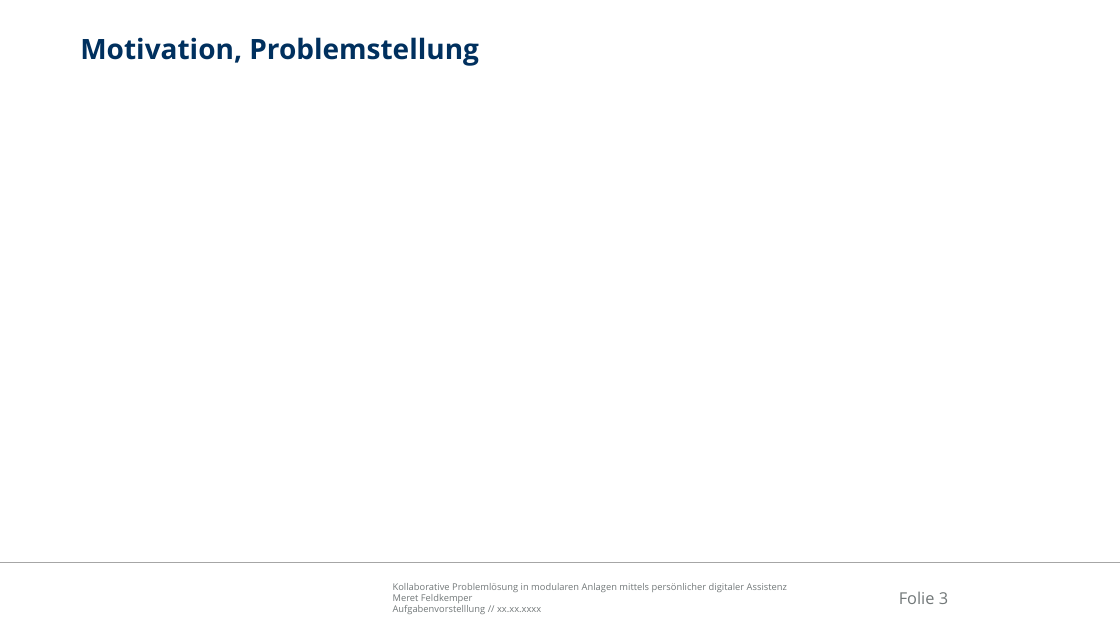
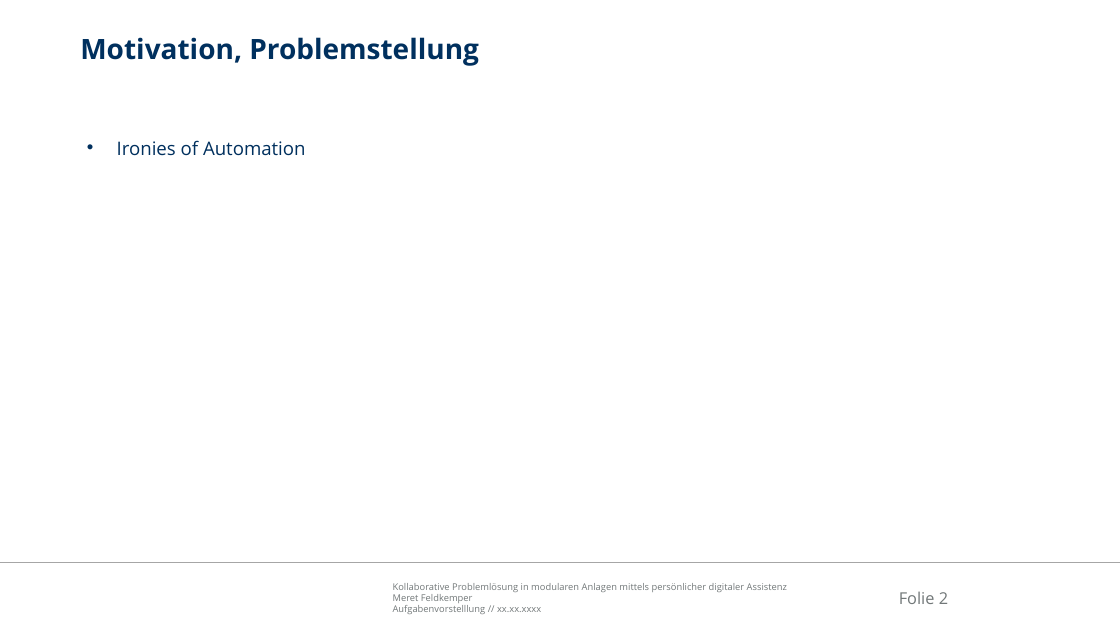
Before and after one commit to Ral3007/Diplomarbeit, a slide deck: slide 2 of Dokumente/Präsentationen/2019-01-07_DA_Feldkemper_Aufgabenvorstellung.pptx (slide 3 before the commit). Drawn at 1120x630 pixels with LibreOffice and Linux fonts; fonts in the diff are those of the drawing; background and template pictures are left out. Boxes give left, top, right and bottom in pixels: in the first picture for what was removed or moved away, otherwise in the second. Text is boxed around its words. In the diff, an @@ line names an element or a change of style, - is before the commit and + after.

```diff
--- a/Dokumente/Präsentationen/2019-01-07_DA_Feldkemper_Aufgabenvorstellung.pptx
+++ b/Dokumente/Präsentationen/2019-01-07_DA_Feldkemper_Aufgabenvorstellung.pptx
@@ text added at [117, 140, 306, 156], 16 pt, text #00305E @@
+  • Ironies of Automation
@@ page number at [899, 591, 948, 604]: text changed @@
-Folie 3
+Folie 2
```
Also in this commit, not shown: 3 other slides changed, 1 slide added, 1 slide removed, 9 other files.
